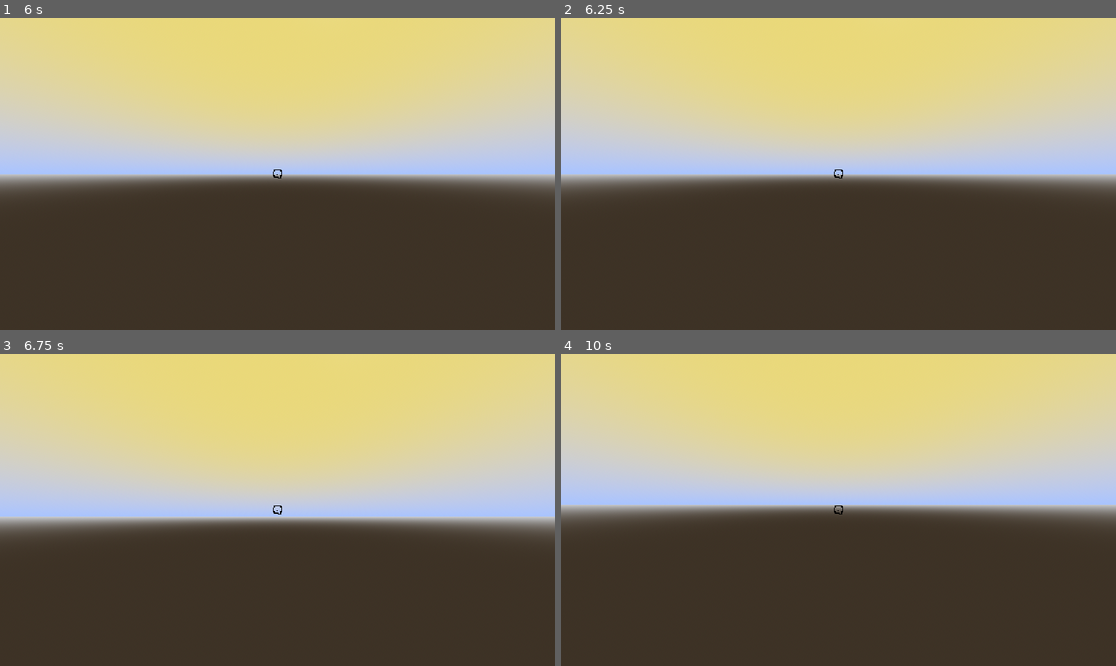
Above: before the commit, frames 1-4 (two rows, left to right).
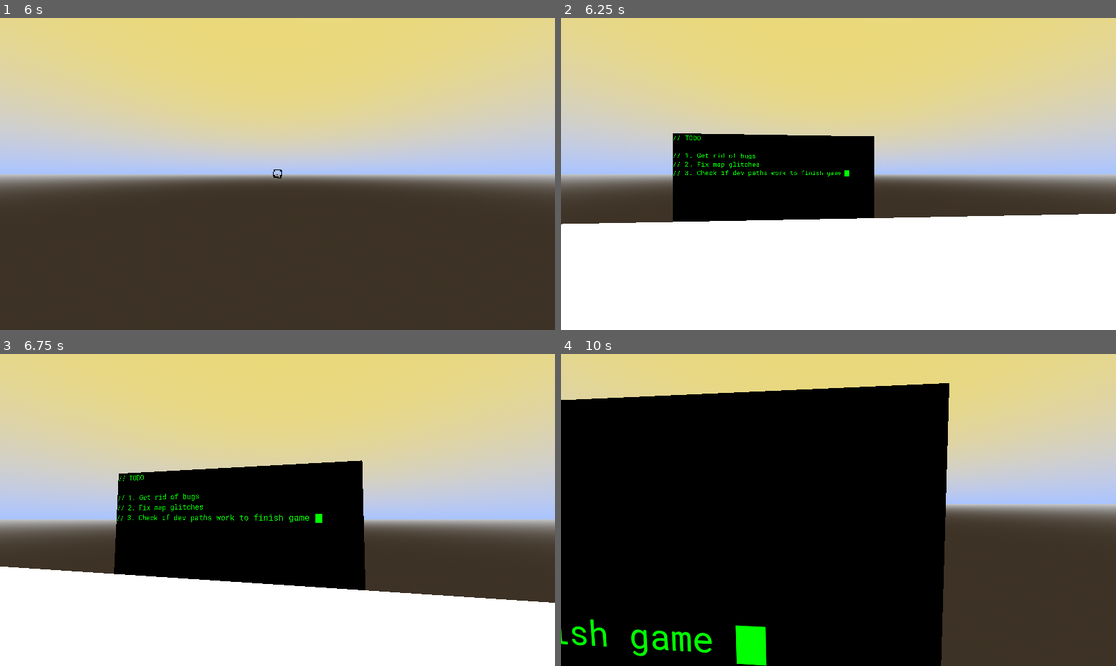
Above: after the commit, the same moments.

Repository: CodeOS99/CrumblingFramework
Game: Godot game, scene res://scenes/main_menu.tscn
Two runs of this game, one before a commit and one after it. Both use one fixed random seed, a clock stepped at 60 frames per second and the inputs below.
Inputs (mouse positions are in pixels of both pictures, inside the frame that each line leads up to):
- Up to frame 1 (6 s): click "Play" at 0.5 s; tap Enter at 1.25, 5.75 s; move the mouse to (305, 174) at 1.27 s; hold E (interact) 1.28-2.03 s; hold W (up) from 1.28 s (still down); tap Space (jump) at 1.52, 2.27, 3.77, 4.52, 5, 5.27 s; move the mouse to (249, 174) at 2.02 s; tap Shift (sprint) at 2.1 s; move the mouse to (288, 167) at 2.77 s; tap Alt at 2.85, 5.1 s; move the mouse to (271, 180) at 3.52 s; tap E (interact) at 3.6 s; move the mouse to (316, 177) at 4.27 s; hold Shift (sprint) 4.28-5.03 s; move the mouse to (233, 170) at 5.02 s; move the mouse to (283, 174) at 5.77 s; hold E (interact) from 5.78 s (still down)
- Up to frame 2 (6.25 s): keep holding W (up); keep holding E (interact)
- Up to frame 3 (6.75 s): move the mouse to (255, 503) at 6.52 s; release W (up) at 6.53 s; release E (interact) at 6.53 s; hold D (right) from 6.53 s (still down); tap Shift (sprint) at 6.6 s
- Up to frame 4 (10 s): tap Space (jump) at 6.77, 7.52, 8.27, 9.77 s; move the mouse to (866, 510) at 7.27 s; release D (right) at 7.28 s; hold W (up) 7.28-9.53 s; tap Alt at 7.35, 9.6 s; move the mouse to (810, 510) at 8.02 s; tap E (interact) at 8.1 s; move the mouse to (849, 503) at 8.77 s; hold Shift (sprint) 8.78-9.53 s; move the mouse to (832, 516) at 9.52 s; hold A (left) from 9.53 s (still down)

Frame 1 is identical in both runs. In frame 2, 46% of the frame differs, in the area x 0-100%, y 36-100%; in frame 3, 44%; in frame 4, 61%, in the area x 0-100%, y 9-100%.

Commit message:
Added a check to see if the player has fallen

Diff:
--- a/project.godot
+++ b/project.godot
@@ -23,6 +23,7 @@
 
 bug=""
 glitch=""
+player=""
 
 [gui]
 
--- a/scenes/main_game.tscn
+++ b/scenes/main_game.tscn
@@ -8,6 +8,7 @@
 [ext_resource type="PackedScene" uid="uid://bui6nvu0latsl" path="res://scenes/moving_bug.tscn" id="3_qr2gd"]
 [ext_resource type="Shader" path="res://scripts/shaders/glitch.gdshader" id="7_kj3lf"]
 [ext_resource type="Script" path="res://scripts/glitch.gd" id="7_vxdye"]
+[ext_resource type="Script" path="res://scripts/fall_check.gd" id="9_w1p50"]
 
 [sub_resource type="Animation" id="Animation_35n46"]
 resource_name = "Animation"
@@ -189,6 +190,8 @@
 
 [sub_resource type="CylinderShape3D" id="CylinderShape3D_7o110"]
 
+[sub_resource type="WorldBoundaryShape3D" id="WorldBoundaryShape3D_xyjvt"]
+
 [node name="MainGame" type="Node3D"]
 
 [node name="MovingBug" parent="." node_paths=PackedStringArray("movement_area") instance=ExtResource("3_qr2gd")]
@@ -369,7 +372,12 @@
 shape = SubResource("CylinderShape3D_7o110")
 
 [node name="FallCheck" type="Area3D" parent="."]
+script = ExtResource("9_w1p50")
 
 [node name="CollisionShape3D" type="CollisionShape3D" parent="FallCheck"]
+transform = Transform3D(1, 0, 0, 0, 1, 0, 0, 0, 1, 0, -18.2879, 0)
+shape = SubResource("WorldBoundaryShape3D_xyjvt")
+
+[connection signal="body_entered" from="FallCheck" to="FallCheck" method="_on_body_entered"]
 
 [editable path="StaticBug/MainMesh"]
--- a/scenes/player.tscn
+++ b/scenes/player.tscn
@@ -9,7 +9,7 @@
 [sub_resource type="CapsuleShape3D" id="CapsuleShape3D_u2gc3"]
 height = 6.0
 
-[node name="Player" type="CharacterBody3D"]
+[node name="Player" type="CharacterBody3D" groups=["player"]]
 script = ExtResource("1_ame53")
 
 [node name="MeshInstance3D" type="MeshInstance3D" parent="."]
--- /dev/null
+++ b/scripts/fall_check.gd
@@ -0,0 +1,6 @@
+extends Area3D
+
+func _on_body_entered(body: Node3D) -> void:
+	pass # Replace with function body.
+	if body.is_in_group("player"):
+		body.global_position = Vector3(6.45, 7.613, -0.179)
Not shown: 1 places in scenes/main_game.tscn that only renumber resources
